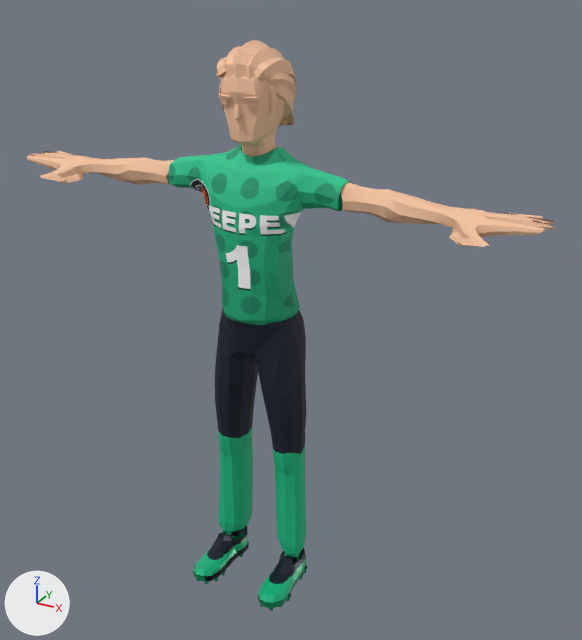
The glTF model assets/characters/keeper1.glb: old version first, new version second.
Before and after are seen from a 50 mm camera at (1.249, -2.116, 2.045) aimed at (0.098, -0.022, 0.999). The lights are fixed; the arrows at lower left show +X, +Y and +Z. The older version comes first. Vertices at exactly the same position are counted once.

Objects in the first picture: 'Casual2_Body', 'Casual2_Feet', 'Casual2_Head', 'Casual2_Legs'.
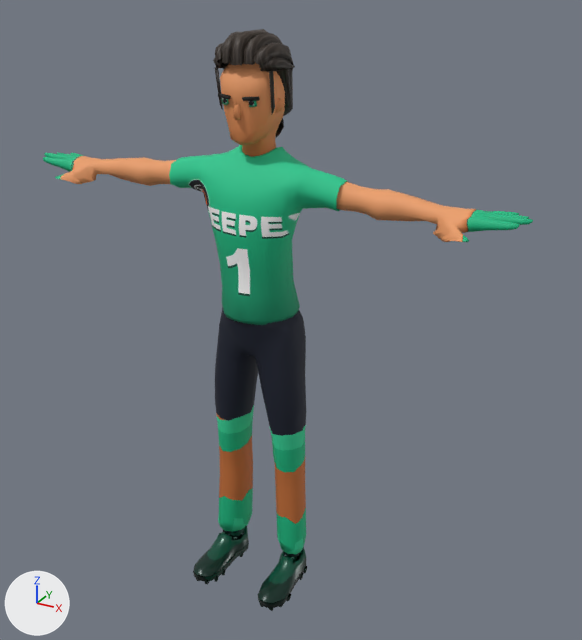
Boxes (x1, y1, x2, y2) around the edits, measured in the pictures (582 x 640 px; the box of a moved part takes in the faces that stretch with it):
```json
{"object": "Casual2_Body", "change": "surface changed, reshaped", "before": [27, 145, 556, 325], "after": [43, 145, 533, 325], "on screen": "7% narrower"}
{"object": "Casual2_Legs", "change": "surface changed", "before": [216, 307, 306, 554], "after": [216, 307, 306, 554]}
{"object": "Casual2_Head", "change": "surface changed, reshaped", "before": [217, 40, 296, 157], "after": [213, 29, 295, 157], "on screen": "beige to brown, 9% taller"}
{"object": "Casual2_Feet", "change": "surface changed", "before": [193, 526, 307, 611], "after": [193, 526, 307, 611]}
{"part": 1, "of": "me_cube_010", "change": "moved or reshaped", "before": [340, 188, 556, 247], "after": [336, 188, 532, 242]}
{"part": 2, "of": "me_cube_010", "change": "moved or reshaped", "before": [27, 151, 173, 186], "after": [43, 153, 172, 186]}
{"part": 3, "of": "me_cube_010", "change": "surface changed", "before": [27, 145, 556, 325], "after": [43, 145, 533, 325]}
{"part": 4, "of": "me_cube_015", "change": "moved or reshaped", "before": [217, 40, 296, 148], "after": [213, 29, 295, 148]}
```

Scene script edits in JSON lines:
```json
{"op": "add", "block": "img_keeper_atlas", "code": ["img_keeper_atlas = load_image('keeper_atlas', '_unpacked/keeper_atlas', 1024, 1024, 'sRGB')"]}
{"op": "set", "path": "mat_skin.texture", "old": "img_herokitatlas", "new": "img_keeper_atlas"}
{"op": "set", "path": "mat_lightbrown.texture", "old": "img_herokitatlas", "new": "img_keeper_atlas"}
{"op": "set", "path": "mat_red_dark.texture", "old": "img_herokitatlas", "new": "img_keeper_atlas"}
{"op": "set", "path": "mat_hair.texture", "old": "img_herokitatlas", "new": "img_keeper_atlas"}
{"block": "mat_lightblue", "where": "n4 = _N.new('ShaderNodeTexImage'); n4.name = 'Image Texture'"}
{"op": "set", "path": "n4.image", "old": "img_herokitatlas", "new": "img_keeper_atlas"}
{"block": "me_cube_010", "where": "# used by ob_casual2_body; location = (0.0, 0.0, 0.0)"}
{"op": "remove", "block": "me_cube_010", "code": "me_cube_010.from_pydata(...)  # 1421 vertices, 2806 faces; spans x -0.89..0.89, y -0.2..0.06, z 1.02..1.55"}
{"op": "add", "block": "me_cube_010", "code": "me_cube_010.from_pydata(...)  # 1421 vertices, 2806 faces; spans x -0.83..0.83, y -0.19..0.06, z 1.02..1.55"}
{"block": "me_cube_010", "change": "me_cube_010 part 1: 405 of the vertices in x 0.3..0.89, y -0.2..-0.01, z 1.39..1.45 are scaled about the mesh origin by (0.926, 0.926, 1)"}
{"block": "me_cube_010", "change": "me_cube_010 part 2: 405 of the vertices in x -0.89..-0.3, y -0.2..-0.01, z 1.39..1.45 are scaled about the mesh origin by (0.926, 0.926, 1)"}
{"block": "me_cube_010", "change": "me_cube_010 part 3: texture (UV) coordinates of 2140 of 2806 faces, centred in x -0.89..0.89, y -0.2..0.05, z 1.02..1.55, changed; they spanned u 0.05..0.95, v 0.41..0.95 and now span u 0.05..0.95, v 0.12..0.95"}
{"block": "me_cube_010", "change": "other edits to the shape of me_cube_010 do not show in these pictures"}
{"block": "me_cube_015", "where": "# used by ob_casual2_head; location = (0.0, 0.0, 0.0)"}
{"op": "remove", "block": "me_cube_015", "code": "me_cube_015.from_pydata(...)  # 910 vertices, 1684 faces; spans x -0.111..0.111, y -0.17..0.076, z 1.507..1.854"}
{"op": "add", "block": "me_cube_015", "code": "me_cube_015.from_pydata(...)  # 910 vertices, 1684 faces; spans x -0.111..0.111, y -0.171..0.071, z 1.507..1.88"}
{"block": "me_cube_015", "change": "me_cube_015 part 4: 687 of 910 vertices moved; they spanned x -0.111..0.111, y -0.158..0.076, z 1.562..1.854 and now span x -0.111..0.111, y -0.171..0.071, z 1.562..1.88; mean shift (0.0, -0.019, 0.034); largest move (0.04, 0.058, 1.681) -> (0.04, 0.026, 1.78)"}
{"block": "me_cube_019", "where": "me_cube_019.from_pydata(...)  # 369 vertices, 734 faces; spans x -0.176..0.176, y -0.164..0.063, z 0.133..1.036"}
{"block": "me_cube_019", "where": "# used by ob_casual2_legs; location = (0.0, 0.0, 0.0)"}
{"block": "me_cube_019", "change": "me_cube_019 part 5: texture (UV) coordinates of 734 of 734 faces, centred in x -0.171..0.171, y -0.162..0.06, z 0.134..1.036, changed; they spanned u 0.05..0.45, v 0.02..0.48 and now span u 0.08..0.46, v 0.12..0.46"}
```
